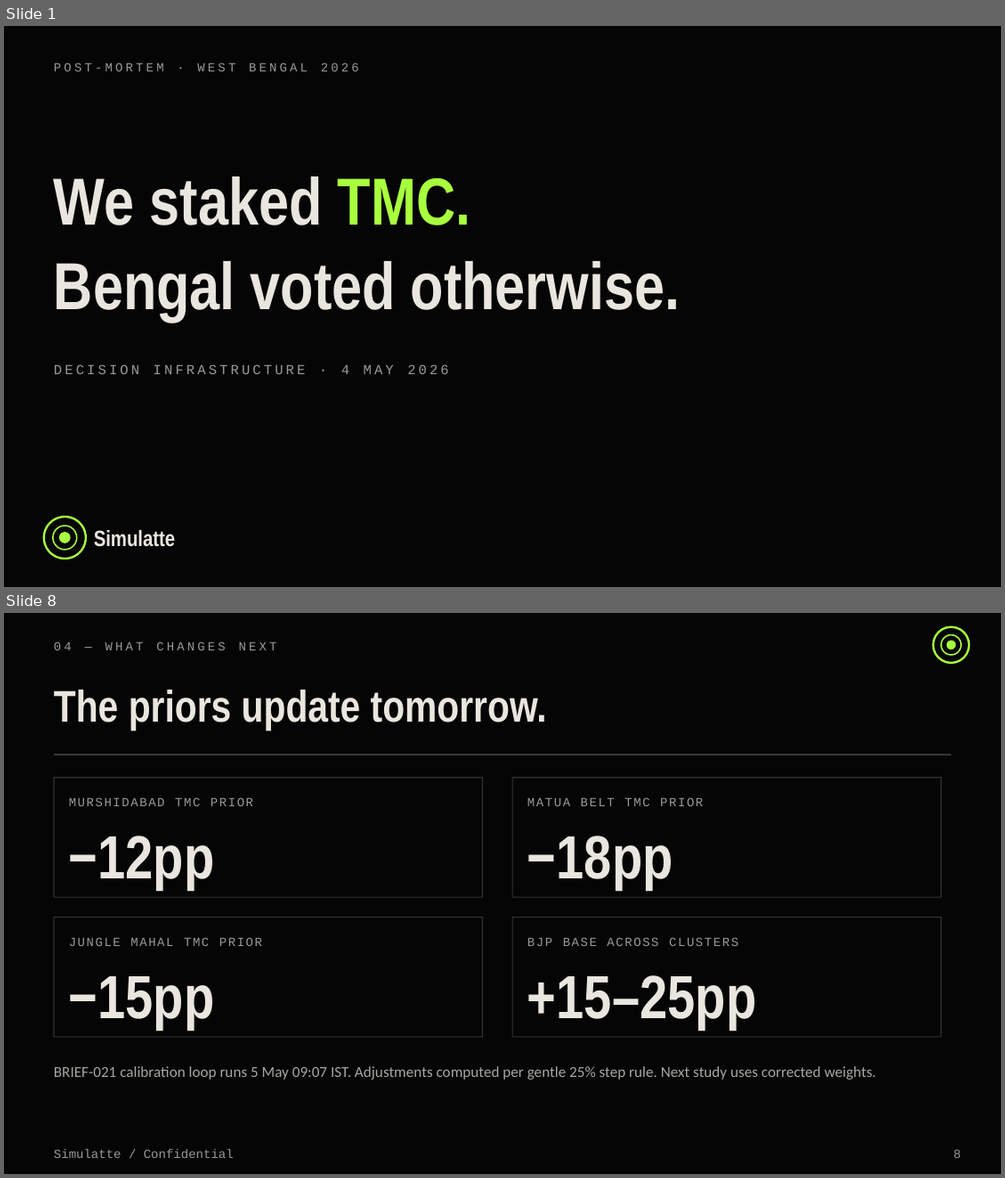
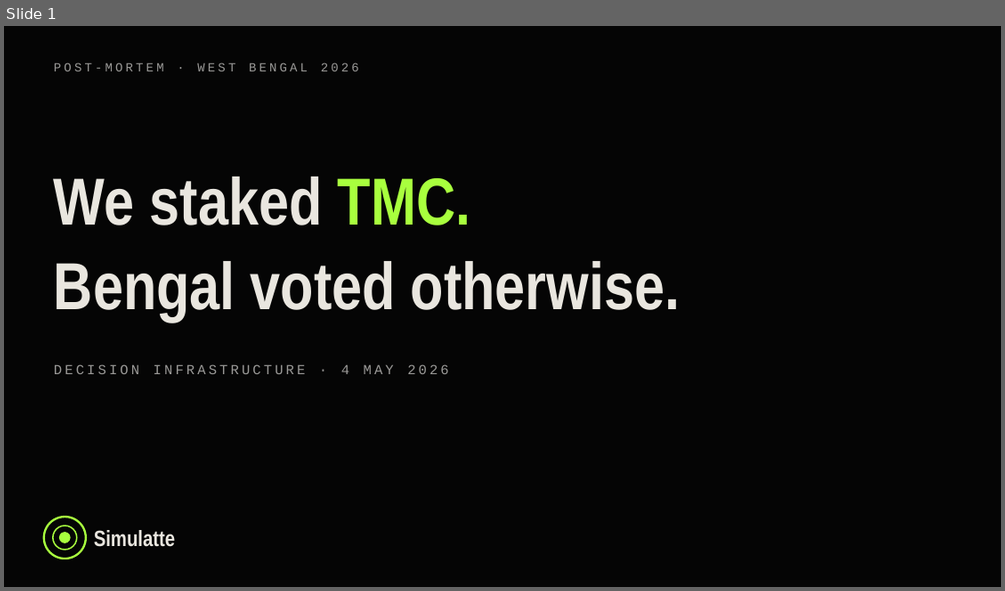
Before and after one commit to Iqbalahmed7/simulatte-popscale, a slide deck: engineering/wb_2026_postmortem_deck.pptx. Shown one above the other, each under a label of ours: slides 1 and 8 before the commit, slide 1 after it; the slides between them are not shown. The pictures are 1005x1178 and 1005x591 pixels, drawn with LibreOffice and Linux fonts; fonts in the diff are those of the drawing. Boxes give left, top, right and bottom in pixels: in the first picture for what was removed or moved away, otherwise in the second. Text is boxed around its words. In the diff, an @@ line names an element or a change of style, - is before the commit and + after.

```diff
--- a/engineering/wb_2026_postmortem_deck.pptx
+++ b/engineering/wb_2026_postmortem_deck.pptx
@@ slide 8 removed at <box>4,613,1001,1174</box>, background #050505 @@
@@ ellipse removed at <box>933,627,969,663</box> @@
@@ ellipse removed at <box>941,635,961,655</box> @@
@@ text removed at <box>54,641,277,650</box> @@
-04 — WHAT CHANGES NEXT
@@ ellipse removed at <box>947,641,955,649</box> @@
@@ text removed at <box>54,690,547,730</box> @@
-The priors update tomorrow.
@@ line removed from (54, 755) to (951, 755) @@
@@ rectangle removed at <box>54,778,483,897</box> @@
@@ text removed at <box>69,797,253,806</box> @@
-MURSHIDABAD TMC PRIOR
@@ rectangle removed at <box>512,778,941,897</box> @@
@@ text removed at <box>527,797,703,806</box> @@
-MATUA BELT TMC PRIOR
@@ text removed at <box>69,835,215,890</box> @@
-−12pp
@@ text removed at <box>527,835,673,890</box> @@
-−18pp
@@ rectangle removed at <box>54,917,483,1037</box> @@
@@ rectangle removed at <box>512,917,941,1037</box> @@
@@ text removed at <box>69,937,262,946</box> @@
-JUNGLE MAHAL TMC PRIOR
@@ text removed at <box>527,937,738,946</box> @@
-BJP BASE ACROSS CLUSTERS
@@ text removed at <box>69,976,215,1030</box> @@
-−15pp
@@ text removed at <box>527,975,756,1030</box> @@
-+15–25pp
@@ text removed at <box>54,1066,876,1079</box> @@
-BRIEF-021 calibration loop runs 5 May 09:07 IST. Adjustments computed per gentle 25% step rule. Next study uses corrected weights.
@@ text removed at <box>54,1149,234,1158</box> @@
-Simulatte / Confidential
@@ text removed at <box>954,1149,961,1158</box> @@
-8
```
Also in this commit, not shown: 4 slides changed, 10 slides added, 3 other slides removed, 26 other files.
